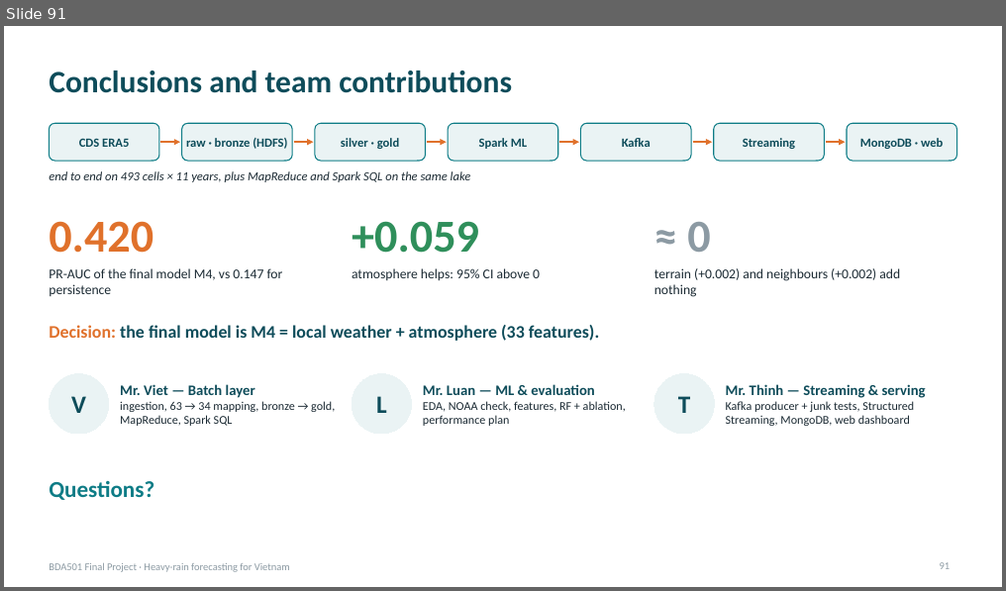
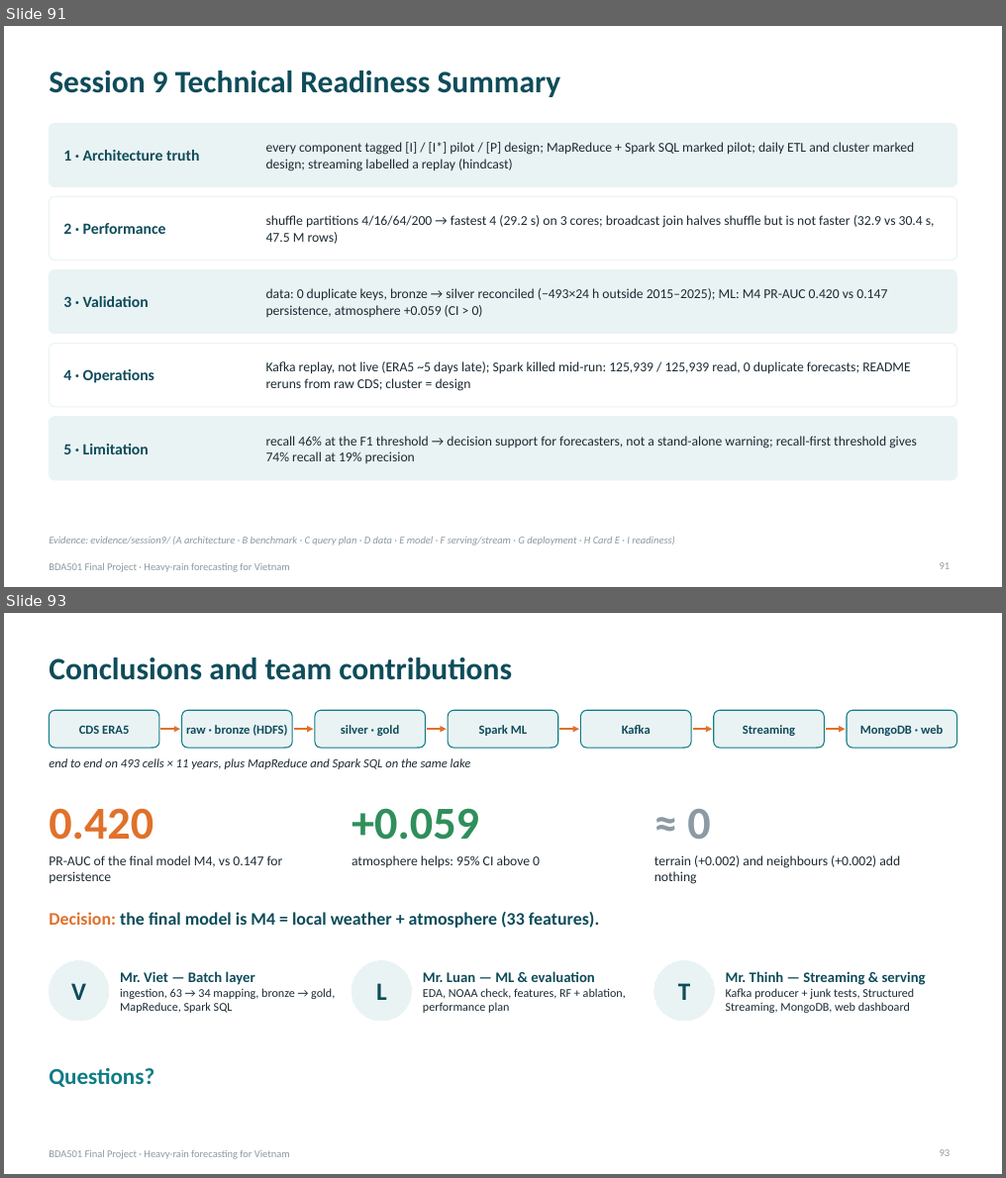
Before and after one commit to PhamLeTanThinh/BDA501_weather, a slide deck: deck/BDA501_Heavy_Rain_Forecast.pptx. Shown one above the other, each under a label of ours: slide 91 before the commit, slides 91 and 93 after it; the slides between them are not shown. The pictures are 1006x591 and 1006x1178 pixels, drawn with LibreOffice and Linux fonts; fonts in the diff are those of the drawing. Boxes give left, top, right and bottom in pixels: in the first picture for what was removed or moved away, otherwise in the second. Text is boxed around its words. In the diff, an @@ line names an element or a change of style, - is before the commit and + after.

```diff
--- a/deck/BDA501_Heavy_Rain_Forecast.pptx
+++ b/deck/BDA501_Heavy_Rain_Forecast.pptx
@@ slide 91 added at [4, 26, 1002, 587], background #FFFFFF; not listed: 1 template element that a slide beside it also shows @@
@@ title added at [49, 71, 561, 97], 30 pt, text #0E4C5A, bold @@
+Session 9 Technical Readiness Summary
@@ rounded rectangle added at [49, 123, 957, 187], fill #EAF3F4, outline #EAF3F4 1 pt @@
@@ text added at [266, 142, 914, 172], 13 pt, text #1B2A33 @@
+every component tagged [I] / [I*] pilot / [P] design; MapReduce + Spark SQL marked pilot; daily ETL and cluster marked design; streaming labelled a replay (hindcast)
@@ text added at [63, 150, 199, 161], 15 pt, text #0E4C5A, bold @@
+1 · Architecture truth
@@ rounded rectangle added at [49, 196, 957, 261], fill #FFFFFF, outline #EAF3F4 1 pt @@
@@ text added at [63, 223, 166, 234], 15 pt, text #0E4C5A, bold @@
+2 · Performance
@@ text added at [266, 215, 935, 244], 13 pt, text #1B2A33 @@
+shuffle partitions 4/16/64/200 → fastest 4 (29.2 s) on 3 cores; broadcast join halves shuffle but is not faster (32.9 vs 30.4 s, 47.5 M rows)
@@ rounded rectangle added at [49, 271, 957, 334], fill #EAF3F4, outline #EAF3F4 1 pt @@
@@ text added at [266, 288, 887, 317], 13 pt, text #1B2A33 @@
+data: 0 duplicate keys, bronze → silver reconciled (−493×24 h outside 2015–2025); ML: M4 PR-AUC 0.420 vs 0.147 persistence, atmosphere +0.059 (CI > 0)
@@ text added at [63, 296, 149, 307], 15 pt, text #0E4C5A, bold @@
+3 · Validation
@@ rounded rectangle added at [49, 344, 957, 407], fill #FFFFFF, outline #EAF3F4 1 pt @@
@@ text added at [63, 370, 154, 383], 15 pt, text #0E4C5A, bold @@
+4 · Operations
@@ text added at [266, 362, 910, 391], 13 pt, text #1B2A33 @@
+Kafka replay, not live (ERA5 ~5 days late); Spark killed mid-run: 125,939 / 125,939 read, 0 duplicate forecasts; README reruns from raw CDS; cluster = design
@@ rounded rectangle added at [49, 417, 957, 480], fill #EAF3F4, outline #EAF3F4 1 pt @@
@@ text added at [266, 436, 917, 464], 13 pt, text #1B2A33 @@
+recall 46% at the F1 threshold → decision support for forecasters, not a stand-alone warning; recall-first threshold gives 74% recall at 19% precision
@@ text added at [63, 444, 149, 455], 15 pt, text #0E4C5A, bold @@
+5 · Limitation
@@ text added at [49, 537, 674, 546], 10 pt, text #8C9AA3, italic @@
+Evidence: evidence/session9/ (A architecture · B benchmark · C query plan · D data · E model · F serving/stream · G deployment · H Card E · I readiness)
@@ page number added at [940, 563, 950, 570], 10 pt, text #8C9AA3 @@
+91
@@ what was slide 91 is now slide 93 @@
```
Also in this commit, not shown: 12 slides changed, 3 other slides added, 2 slides removed, 33 other files.
